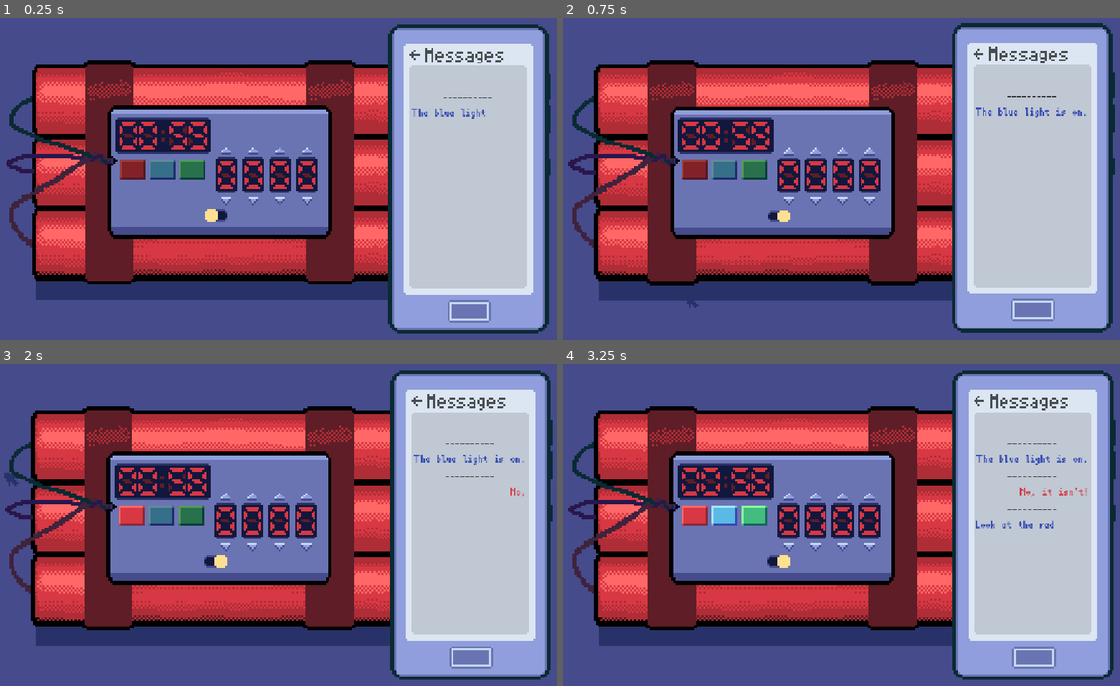
Above: before the commit, frames 1-4 (two rows, left to right).
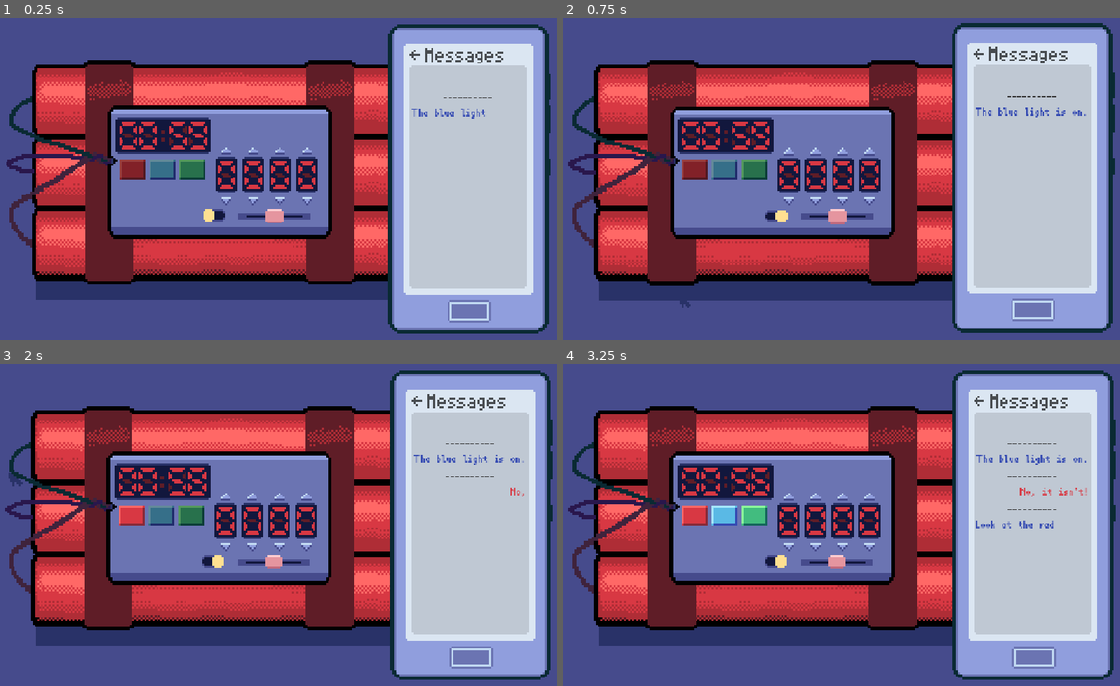
Above: after the commit, the same moments.

Repository: Mr-Excoem/brackeys-jam-2026-2
Game: Godot game, scene res://main.tscn
Two runs of this game, one before a commit and one after it. Both use one fixed random seed, a clock stepped at 60 frames per second and the inputs below.
Inputs (mouse positions are in pixels of both pictures, inside the frame that each line leads up to; where the layout moved, square brackets give the same spot in the first picture):
- Up to frame 1 (0.25 s): no input
- Up to frame 2 (0.75 s): click (774, 214) [780, 214] at 0.5 s
- Up to frame 3 (2 s): click (133, 515) at 1.25 s
- Up to frame 4 (3.25 s): click (752, 515) at 2 s; click (724, 515) at 2.75 s

The runs differ from the first frame. In frame 1, 0.4% of the frame differs, in the area x 36-56%, y 59-64%; in frame 2, 0.5%, in the area x 20-90%, y 10-94%; in frame 3, 0.4%; in frame 4, 0.4%.

Commit message:
Added slider for bomb

Diff:
--- a/brackeys-2026/bomb_scenes/bomb.gd
+++ b/brackeys-2026/bomb_scenes/bomb.gd
@@ -11,3 +11,6 @@
 # bomb.switcher.is_toggled_on
 # and enable() & disable() as usual
 @onready var switcher = $Switcher
+
+# bomb.slideer1.pos (from 0 to 1)
+@onready var slider1 = $Slider
--- a/brackeys-2026/bomb_scenes/bomb.tscn
+++ b/brackeys-2026/bomb_scenes/bomb.tscn
@@ -12,6 +12,7 @@
 [ext_resource type="Script" uid="uid://dem1ys8gyi8b2" path="res://bomb_scenes/digital_input.gd" id="10_5u2tm"]
 [ext_resource type="PackedScene" uid="uid://mpaelkwv20h2" path="res://bomb_scenes/number_input.tscn" id="10_lo3jl"]
 [ext_resource type="PackedScene" uid="uid://dayd5ifpwc1wi" path="res://bomb_scenes/switcher.tscn" id="12_u88pq"]
+[ext_resource type="PackedScene" uid="uid://cu15vui710igs" path="res://bomb_scenes/slider.tscn" id="13_yl2ha"]
 
 [node name="Bomb" type="Sprite2D" unique_id=496275372]
 scale = Vector2(4, 4)
@@ -75,4 +76,9 @@
 position = Vector2(44.5, 3.75)
 
 [node name="Switcher" parent="." unique_id=286991036 instance=ExtResource("12_u88pq")]
-position = Vector2(-2.75, 21.75)
+position = Vector2(-4, 21.75)
+
+[node name="Slider" parent="." unique_id=1027060973 instance=ExtResource("13_yl2ha")]
+position = Vector2(26.5, 22)
+start_point = Vector2(-18, 0)
+end_point = Vector2(18, 0)
--- /dev/null
+++ b/brackeys-2026/bomb_scenes/slider.gd
@@ -0,0 +1,40 @@
+extends Node2D
+
+const BORDER = 4
+
+# both of these two are relative to the slider's position
+@export var start_point:Vector2
+@export var end_point:Vector2
+
+@onready var block := $Sprite2D
+
+var line_vector:Vector2
+# from 0 to 1
+var pos:float
+
+
+func _ready():
+	$Base.points = PackedVector2Array([start_point, end_point])
+	line_vector = end_point - start_point
+
+	set_process(false)
+
+func _process(_delta):
+	var mouse_vector = get_local_mouse_position() - start_point
+	var block_vector = mouse_vector.project(line_vector).clamp(Vector2.ZERO,line_vector)
+	block.position = start_point + block_vector.clamp(Vector2.ZERO,line_vector)
+	pos = block_vector.length()/line_vector.length()
+
+
+func _on_button_down() -> void:
+	set_process(true)
+
+func _on_button_up() -> void:
+	set_process(false)
+
+func disable():
+	$Sprite2D/Button.disabled = true
+	set_process(false)
+
+func enable():
+	$Sprite2D/Button.disabled = false
--- /dev/null
+++ b/brackeys-2026/bomb_scenes/slider.tscn
@@ -0,0 +1,29 @@
+[gd_scene format=3 uid="uid://cu15vui710igs"]
+
+[ext_resource type="Texture2D" uid="uid://cnxneeqsggq78" path="res://assets/slider_base.png" id="1_2u6og"]
+[ext_resource type="Script" uid="uid://oc5hqh2t8xjn" path="res://bomb_scenes/slider.gd" id="1_shsx6"]
+[ext_resource type="Texture2D" uid="uid://ctrnww356wkmr" path="res://assets/slider.png" id="2_wbwef"]
+
+[node name="Slider" type="Node2D" unique_id=1027060973]
+script = ExtResource("1_shsx6")
+
+[node name="Base" type="Line2D" parent="." unique_id=1793731424]
+texture_repeat = 1
+points = PackedVector2Array(-22, 0, 22, 0)
+width = 3.0
+texture = ExtResource("1_2u6og")
+texture_mode = 2
+
+[node name="Sprite2D" type="Sprite2D" parent="." unique_id=1957433720]
+texture = ExtResource("2_wbwef")
+
+[node name="Button" type="Button" parent="Sprite2D" unique_id=1420032607]
+offset_left = -4.5
+offset_top = -3.5
+offset_right = 13.5
+offset_bottom = 10.5
+scale = Vector2(0.5, 0.5)
+flat = true
+
+[connection signal="button_down" from="Sprite2D/Button" to="." method="_on_button_down"]
+[connection signal="button_up" from="Sprite2D/Button" to="." method="_on_button_up"]
Binary file added: brackeys-2026/assets/slider.png
Not shown, added: brackeys-2026/assets/slider.png.import
Binary file added: brackeys-2026/assets/slider_base.png
Not shown, added: brackeys-2026/assets/slider_base.png.import
Not shown, added: brackeys-2026/bomb_scenes/slider.gd.uid
